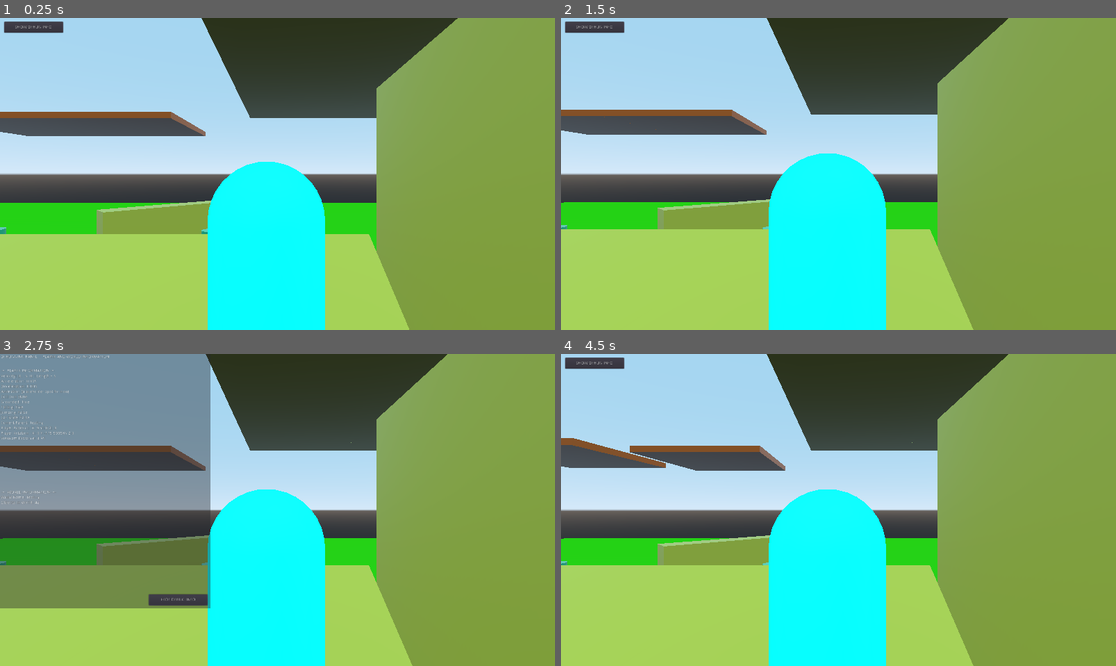
Above: before the commit, frames 1-4 (two rows, left to right).
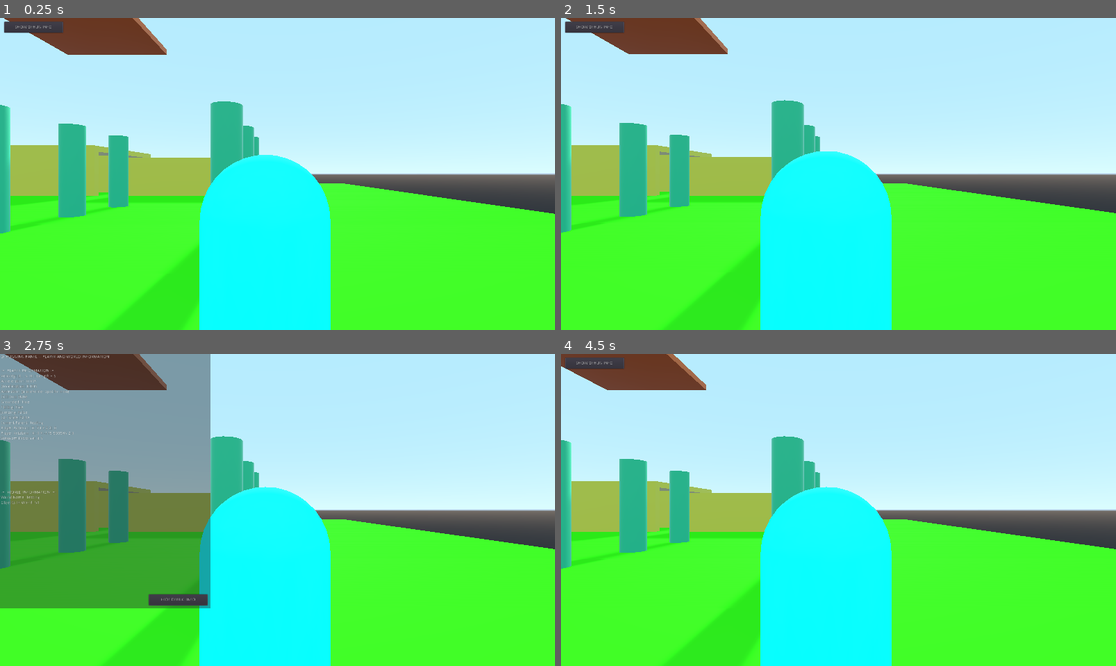
Above: after the commit, the same moments.

Repository: binaryorange/ECC
Game: Godot game, scene res://Testing.tscn
Same seed, same stepped clock (60 frames per second), same inputs: the game is played once before the commit and once after it.
Inputs:
- Up to frame 1 (0.25 s): no input
- Up to frame 2 (1.5 s): click "SHOW DEBUG INFO" at 0.5 s; click "HIDE DEBUG INFO" at 1.25 s
- Up to frame 3 (2.75 s): click "SHOW DEBUG INFO" at 2 s
- Up to frame 4 (4.5 s): click "HIDE DEBUG INFO" at 2.75 s; click "SHOW DEBUG INFO" at 3.5 s; click "HIDE DEBUG INFO" at 4.25 s

The runs differ from the first frame. In frame 1, 74% of the frame differs, in the area x 0-100%, y 0-100%; in frame 2, 74%; in frame 3, 73%; in frame 4, 73%.
Error in both runs: Invalid get index 'name' (on base: 'Nil'). (res://Debug.gd:35)

Commit message:
Readded: Clipping when not rotating camera

Diff:
--- a/ECC_TPController/ECC_TPController.gd
+++ b/ECC_TPController/ECC_TPController.gd
@@ -34,7 +34,7 @@
 export (float) var ClipOffsetMultiplier = 1.075
 
 # export our view cam distance modifier
-export (float) var ViewCamDistanceMultiplier = 1.05
+export (float) var ViewCamDistanceModifier = 1.05
 
 # allow the user to choose if there's a follow delay or not
 export (bool) var EnableFollowDelay = false
@@ -137,7 +137,7 @@
 
 	# set the default zoom level of the cameras
 	clip_cam.transform.origin.z = zooms[0]
-	view_cam.transform.origin.z -= ViewCamDistanceMultiplier
+	view_cam.transform.origin.z -= ViewCamDistanceModifier
 
 	# set the viewcam z
 	view_cam_z = view_cam.transform.origin.z
@@ -265,8 +265,11 @@
 	# shorthand to determine if the probe array is empty
 	var empty = probe.empty()
 
+	# shorthand for player's stick input length
+	var player_input = player.stickInput.length()
+
 	# check if the CollisionProbe is hitting anything
-	if !empty or confined_space and clipping:
+	if !empty and clipping or confined_space and clipping:
 		can_clip = true
 	else:
 		can_clip = false
@@ -274,24 +277,28 @@
 	if can_clip:
 
 		# set the new distance
-		new_distance = zooms[zoom] - ViewCamDistanceMultiplier - clip_offset * ClipOffsetMultiplier
+		new_distance = zooms[zoom] - ViewCamDistanceModifier - clip_offset * ClipOffsetMultiplier
 
 		# check the new distance. If it is less than the current distance, immediately clip to the new distance
 		if new_distance < view_cam_z:
 			view_cam_z = new_distance
 	else:
 		# set the new distance
-		new_distance = zooms[zoom] - ViewCamDistanceMultiplier - clip_offset * ClipOffsetMultiplier
+		new_distance = zooms[zoom] - ViewCamDistanceModifier - clip_offset * ClipOffsetMultiplier
 
 		# lerp the camera backwards with the clip offset in mind because there *IS* a collision, it's just
 		# not registering yet but we know it will
 		if clipping and new_distance >= view_cam_z:
 
 			# set distance with clip offset in mind
-			distance = zooms[zoom] - ViewCamDistanceMultiplier - clip_offset * ClipOffsetMultiplier
+			distance = zooms[zoom] - ViewCamDistanceModifier - clip_offset * ClipOffsetMultiplier
+		elif clipping and stickInput.length() == 0 and player_input == 0:
+			# we are not rotating the camera or moving the player, and we're still clipping to something,
+			# so show the player by snapping the camera forward again
+			view_cam_z = zooms[zoom] - ViewCamDistanceModifier - clip_offset * ClipOffsetMultiplier
 		else:
 			# no collision at all, so set the camera to the correct distance
-			distance = zooms[zoom] - ViewCamDistanceMultiplier
+			distance = zooms[zoom] - ViewCamDistanceModifier
 
 	# ensure the camera doesn't go past its distance minimum
 	if view_cam_z <= MinViewCamDistance:
@@ -309,8 +316,8 @@
 	# check if we are colliding against geometry above the player
 	if $ConfinedSpaceCheck.is_colliding():
 		# calculate the distance and make sure it isn't below the min distance
-		var collider = $ConfinedSpaceCheck.get_collision_point()
-		var distance = $ConfinedSpaceCheck.global_transform.origin - collider
+		var collision_point = $ConfinedSpaceCheck.get_collision_point()
+		var distance = $ConfinedSpaceCheck.global_transform.origin - collision_point
 		if distance.length() >= MinConfinedSpaceDistance and distance.length() <= MaxConfinedSpaceDistance:
 			confined_space = true
 		else:
--- a/ECC_TPController/ECC_ThirdPersonController.tscn
+++ b/ECC_TPController/ECC_ThirdPersonController.tscn
@@ -16,17 +16,6 @@
 albedo_color = Color( 0, 0.486275, 1, 0.392157 )
 emission_enabled = true
 emission = Color( 0, 0.0862745, 1, 1 )
-emission_energy = 1.0
-emission_operator = 0
-emission_on_uv2 = false
-
-[sub_resource type="SphereMesh" id=5]
-
-[sub_resource type="SpatialMaterial" id=6]
-flags_transparent = true
-albedo_color = Color( 1, 0, 0, 0.301961 )
-emission_enabled = true
-emission = Color( 1, 0, 0, 1 )
 emission_energy = 1.0
 emission_operator = 0
 emission_on_uv2 = false
@@ -106,10 +95,6 @@
 margin = 0.1
 process_mode = 1
 
-[node name="DebugHelper" type="MeshInstance" parent="X Gimbal/ClipCameraTarget/ClippedCamera"]
-mesh = SubResource( 5 )
-material/0 = SubResource( 6 )
-
 [node name="ZoomMarkers" type="Spatial" parent="X Gimbal/ClipCameraTarget"]
 
 [node name="Zoom1" type="Position3D" parent="X Gimbal/ClipCameraTarget/ZoomMarkers" groups=[
--- a/Testing.tscn
+++ b/Testing.tscn
@@ -43,7 +43,7 @@
 [node name="TestPlayer" parent="." groups=[
 "noclip",
 ] instance=ExtResource( 1 )]
-transform = Transform( -1, 0, -3.25841e-07, 0, 1, 0, 3.25841e-07, 0, -1, -8.99999, 10, -3 )
+transform = Transform( -1, 0, -3.25841e-07, 0, 1, 0, 3.25841e-07, 0, -1, -74, 2.1498, -1.33514e-05 )
 input_capture_on_drag = true
 Downforce = -5.0
 DecelerationForce = 0.005
@@ -51,21 +51,20 @@
 EnableSlide = false
 FollowCamera = NodePath("../ECC_ThirdPerson")
 
-[node name="Camera" type="Camera" parent="TestPlayer"]
-transform = Transform( -4.37114e-08, 0.258819, -0.965926, 0, 0.965926, 0.258819, 1, 1.13133e-08, -4.2222e-08, -19.3664, 5.81294, 5.34058e-05 )
-current = true
-
 [node name="ECC_ThirdPerson" parent="." instance=ExtResource( 5 )]
-transform = Transform( -1, 0, 3.25841e-07, 0, 1, 0, -3.25841e-07, 0, -1, -9.18591, 11.6391, -2.75 )
+transform = Transform( -1, 0, 3.25841e-07, 0, 1, 0, -3.25841e-07, 0, -1, -74.1859, 3.7889, 0.250013 )
 ClipCameraException = NodePath("../TestPlayer")
 ClipOffsetMultiplier = 1.0
+ViewCamDistanceModifier = 1.5
 EnableFollowDelay = true
 ZoomDelay = 0.25
 MinConfinedSpaceDistance = 0.5
 
+[node name="DebugHelper" parent="ECC_ThirdPerson/X Gimbal/ViewCamera/CanClipDetector/CollisionShape" index="0"]
+visible = false
+
 [node name="ConfinedSpaceCheck" parent="ECC_ThirdPerson" index="3"]
 transform = Transform( 1, 0, 0, 0, 1, 0, 0, 0, 1, -0.185797, 0.360407, 0.250057 )
-cast_to = Vector3( 0, 15, 0 )
 
 [node name="Floor" type="MeshInstance" parent="."]
 transform = Transform( 100, 0, 0, 0, 0.5, 0, 0, 0, 100, 0, -0.5, 0 )
@@ -81,8 +80,6 @@
 
 [node name="DirectionalLight" type="DirectionalLight" parent="."]
 transform = Transform( 1, 0, 0, 0, 0.866025, 0.5, 0, -0.5, 0.866025, 0, 7, 0 )
-light_energy = 0.01
-light_indirect_energy = 0.1
 shadow_enabled = true
 
 [node name="Ceiling" type="MeshInstance" parent="."]
@@ -254,20 +251,7 @@
 [node name="CollisionShape" type="CollisionShape" parent="Ceiling6/Ceiling"]
 shape = SubResource( 6 )
 
-[node name="Ceiling11" type="MeshInstance" parent="."]
-transform = Transform( -9.23079e-08, -0.711143, -7.03047, 10, -4.37114e-08, 3.10851e-07, -5.28371e-07, -0.703047, 7.11143, -3.20287, -1.24195, 19.1707 )
-mesh = SubResource( 5 )
-material/0 = null
-__meta__ = {
-"_editor_description_": ""
-}
-
-[node name="Ceiling" type="StaticBody" parent="Ceiling11"]
-
-[node name="CollisionShape" type="CollisionShape" parent="Ceiling11/Ceiling"]
-shape = SubResource( 6 )
-
-[node name="Ceiling5" type="MeshInstance" parent="."]
+[node name="ThinWall" type="MeshInstance" parent="."]
 transform = Transform( -4.37114e-07, -0.5, 0, 10, -2.18557e-08, 0, 0, 0, 10, -12.5, 10, -10 )
 mesh = SubResource( 5 )
 material/0 = null
@@ -275,22 +259,10 @@
 "_editor_description_": ""
 }
 
-[node name="Ceiling" type="StaticBody" parent="Ceiling5"]
-
-[node name="CollisionShape" type="CollisionShape" parent="Ceiling5/Ceiling"]
-shape = SubResource( 6 )
-
-[node name="Cylinder" type="MeshInstance" parent="."]
-transform = Transform( 2, 0, 0, 0, 4, 0, 0, 0, 2, 0, 4, 16 )
-visible = false
-mesh = SubResource( 7 )
-material/0 = null
-
-[node name="Cylinder" type="StaticBody" parent="Cylinder"]
-
-[node name="CollisionShape" type="CollisionShape" parent="Cylinder/Cylinder"]
-shape = SubResource( 8 )
-disabled = true
+[node name="Ceiling" type="StaticBody" parent="ThinWall"]
+
+[node name="CollisionShape" type="CollisionShape" parent="ThinWall/Ceiling"]
+shape = SubResource( 6 )
 
 [node name="Cylinder2" type="MeshInstance" parent="."]
 transform = Transform( 0.5, 0, 0, 0, 4, 0, 0, 0, 0.5, -5, 4, 9 )
@@ -313,13 +285,63 @@
 shape = SubResource( 9 )
 
 [node name="Cylinder3" type="MeshInstance" parent="."]
-transform = Transform( 1, 0, 0, 0, 4, 0, 0, 0, 1, 9, 4, 9 )
+transform = Transform( 1, 0, 0, 0, 4, 0, 0, 0, 1, -71, 4, 27.7207 )
 mesh = SubResource( 7 )
 material/0 = null
 
 [node name="Cylinder" type="StaticBody" parent="Cylinder3"]
 
 [node name="CollisionShape" type="CollisionShape" parent="Cylinder3/Cylinder"]
+shape = SubResource( 8 )
+
+[node name="Cylinder5" type="MeshInstance" parent="."]
+transform = Transform( 1, 0, 0, 0, 4, 0, 0, 0, 1, -71, 4, 20.7207 )
+mesh = SubResource( 7 )
+material/0 = null
+
+[node name="Cylinder" type="StaticBody" parent="Cylinder5"]
+
+[node name="CollisionShape" type="CollisionShape" parent="Cylinder5/Cylinder"]
+shape = SubResource( 8 )
+
+[node name="Cylinder6" type="MeshInstance" parent="."]
+transform = Transform( 1, 0, 0, 0, 4, 0, 0, 0, 1, -71, 4, 12.7207 )
+mesh = SubResource( 7 )
+material/0 = null
+
+[node name="Cylinder" type="StaticBody" parent="Cylinder6"]
+
+[node name="CollisionShape" type="CollisionShape" parent="Cylinder6/Cylinder"]
+shape = SubResource( 8 )
+
+[node name="Cylinder7" type="MeshInstance" parent="."]
+transform = Transform( 1, 0, 0, 0, 4, 0, 0, 0, 1, -56, 4, 12.7207 )
+mesh = SubResource( 7 )
+material/0 = null
+
+[node name="Cylinder" type="StaticBody" parent="Cylinder7"]
+
+[node name="CollisionShape" type="CollisionShape" parent="Cylinder7/Cylinder"]
+shape = SubResource( 8 )
+
+[node name="Cylinder8" type="MeshInstance" parent="."]
+transform = Transform( 1, 0, 0, 0, 4, 0, 0, 0, 1, -56, 4, 19.7207 )
+mesh = SubResource( 7 )
+material/0 = null
+
+[node name="Cylinder" type="StaticBody" parent="Cylinder8"]
+
+[node name="CollisionShape" type="CollisionShape" parent="Cylinder8/Cylinder"]
+shape = SubResource( 8 )
+
+[node name="Cylinder9" type="MeshInstance" parent="."]
+transform = Transform( 1, 0, 0, 0, 4, 0, 0, 0, 1, -56, 4, 26.7207 )
+mesh = SubResource( 7 )
+material/0 = null
+
+[node name="Cylinder" type="StaticBody" parent="Cylinder9"]
+
+[node name="CollisionShape" type="CollisionShape" parent="Cylinder9/Cylinder"]
 shape = SubResource( 8 )
 
 [node name="OmniLight" type="OmniLight" parent="."]
@@ -336,7 +358,6 @@
 
 [node name="RotatingPlatform" parent="." instance=ExtResource( 7 )]
 transform = Transform( 1, 0, 0, 0, 1, 0, 0, 0, 1, -21, 3, -66 )
-RotatePlatform = false
 
 [node name="RotatingPlatform4" parent="." instance=ExtResource( 7 )]
 transform = Transform( 1, 0, 0, 0, 1, 0, 0, 0, 1, -41, 3, -66 )
@@ -402,6 +423,267 @@
 [node name="Pole3" parent="." instance=ExtResource( 11 )]
 transform = Transform( 1, 0, 0, 0, -4.37114e-08, 1, 0, -1, -4.37114e-08, -29, 7.51218, -30 )
 
+[node name="Spatial" type="Spatial" parent="."]
+transform = Transform( 0.707107, 0, -0.707107, 0, 1, 0, 0.707107, 0, 0.707107, 11, 0, 48 )
+
+[node name="Ceiling11" type="MeshInstance" parent="Spatial"]
+transform = Transform( -9.23079e-08, -0.711143, -7.03047, 10, -4.37114e-08, 3.10851e-07, -5.28371e-07, -0.703047, 7.11143, -3.20287, -1.24195, 19.1707 )
+mesh = SubResource( 5 )
+material/0 = null
+__meta__ = {
+"_editor_description_": ""
+}
+
+[node name="Ceiling" type="StaticBody" parent="Spatial/Ceiling11"]
+
+[node name="CollisionShape" type="CollisionShape" parent="Spatial/Ceiling11/Ceiling"]
+shape = SubResource( 6 )
+
+[node name="Cylinder" type="MeshInstance" parent="Spatial"]
+transform = Transform( 1.42229, 0, -1.40609, 0, 4, 0, 1.40609, 0, 1.42229, 2.74594, 4, 11.1186 )
+mesh = SubResource( 7 )
+material/0 = null
+
+[node name="Cylinder" type="StaticBody" parent="Spatial/Cylinder"]
+
+[node name="CollisionShape" type="CollisionShape" parent="Spatial/Cylinder/Cylinder"]
+shape = SubResource( 8 )
+
+[node name="Cylinder5" type="MeshInstance" parent="Spatial"]
+transform = Transform( 1.42229, 0, -1.40609, 0, 4, 0, 1.40609, 0, 1.42229, -4.28454, 4, 18.23 )
+mesh = SubResource( 7 )
+material/0 = null
+
+[node name="Cylinder" type="StaticBody" parent="Spatial/Cylinder5"]
+
+[node name="CollisionShape" type="CollisionShape" parent="Spatial/Cylinder5/Cylinder"]
+shape = SubResource( 8 )
+
+[node name="Cylinder6" type="MeshInstance" parent="Spatial"]
+transform = Transform( 1.42229, 0, -1.40609, 0, 4, 0, 1.40609, 0, 1.42229, -11.315, 4, 25.3415 )
+mesh = SubResource( 7 )
+material/0 = null
+
+[node name="Cylinder" type="StaticBody" parent="Spatial/Cylinder6"]
+
+[node name="CollisionShape" type="CollisionShape" parent="Spatial/Cylinder6/Cylinder"]
+shape = SubResource( 8 )
+
+[node name="Spatial2" type="Spatial" parent="."]
+transform = Transform( -0.707107, 0, 0.707107, 0, 1, 0, -0.707107, 0, -0.707107, -21, 0, 57 )
+
+[node name="Ceiling11" type="MeshInstance" parent="Spatial2"]
+transform = Transform( -9.23079e-08, -0.711143, -7.03047, 10, -4.37114e-08, 3.10851e-07, -5.28371e-07, -0.703047, 7.11143, -3.20287, -1.24195, 19.1707 )
+mesh = SubResource( 5 )
+material/0 = null
+__meta__ = {
+"_editor_description_": ""
+}
+
+[node name="Ceiling" type="StaticBody" parent="Spatial2/Ceiling11"]
+
+[node name="CollisionShape" type="CollisionShape" parent="Spatial2/Ceiling11/Ceiling"]
+shape = SubResource( 6 )
+
+[node name="Cylinder" type="MeshInstance" parent="Spatial2"]
+transform = Transform( 1.42229, 0, -1.40609, 0, 4, 0, 1.40609, 0, 1.42229, 2.74594, 4, 11.1186 )
+mesh = SubResource( 7 )
+material/0 = null
+
+[node name="Cylinder" type="StaticBody" parent="Spatial2/Cylinder"]
+
+[node name="CollisionShape" type="CollisionShape" parent="Spatial2/Cylinder/Cylinder"]
+shape = SubResource( 8 )
+
+[node name="Cylinder5" type="MeshInstance" parent="Spatial2"]
+transform = Transform( 1.42229, 0, -1.40609, 0, 4, 0, 1.40609, 0, 1.42229, -4.28454, 4, 18.23 )
+mesh = SubResource( 7 )
+material/0 = null
+
+[node name="Cylinder" type="StaticBody" parent="Spatial2/Cylinder5"]
+
+[node name="CollisionShape" type="CollisionShape" parent="Spatial2/Cylinder5/Cylinder"]
+shape = SubResource( 8 )
+
+[node name="Cylinder6" type="MeshInstance" parent="Spatial2"]
+transform = Transform( 1.42229, 0, -1.40609, 0, 4, 0, 1.40609, 0, 1.42229, -11.315, 4, 25.3415 )
+mesh = SubResource( 7 )
+material/0 = null
+
+[node name="Cylinder" type="StaticBody" parent="Spatial2/Cylinder6"]
+
+[node name="CollisionShape" type="CollisionShape" parent="Spatial2/Cylinder6/Cylinder"]
+shape = SubResource( 8 )
+
+[node name="Spatial3" type="Spatial" parent="."]
+transform = Transform( -0.965926, 0, -0.258819, 0, 1, 0, 0.258819, 0, -0.965926, 15, 0, 51 )
+
+[node name="Ceiling11" type="MeshInstance" parent="Spatial3"]
+transform = Transform( -9.23079e-08, -0.711143, -7.03047, 10, -4.37114e-08, 3.10851e-07, -5.28371e-07, -0.703047, 7.11143, -3.20287, -1.24195, 19.1707 )
+mesh = SubResource( 5 )
+material/0 = null
+__meta__ = {
+"_editor_description_": ""
+}
+
+[node name="Ceiling" type="StaticBody" parent="Spatial3/Ceiling11"]
+
+[node name="CollisionShape" type="CollisionShape" parent="Spatial3/Ceiling11/Ceiling"]
+shape = SubResource( 6 )
+
+[node name="Cylinder" type="MeshInstance" parent="Spatial3"]
+transform = Transform( 1.42229, 0, -1.40609, 0, 4, 0, 1.40609, 0, 1.42229, 2.74594, 4, 11.1186 )
+mesh = SubResource( 7 )
+material/0 = null
+
+[node name="Cylinder" type="StaticBody" parent="Spatial3/Cylinder"]
+
+[node name="CollisionShape" type="CollisionShape" parent="Spatial3/Cylinder/Cylinder"]
+shape = SubResource( 8 )
+
+[node name="Cylinder2" type="MeshInstance" parent="Spatial3"]
+transform = Transform( 1.42229, 0, -1.40609, 0, 4, 0, 1.40609, 0, 1.42229, 47.3308, 4, 57.2292 )
+mesh = SubResource( 7 )
+material/0 = null
+
+[node name="Cylinder" type="StaticBody" parent="Spatial3/Cylinder2"]
+
+[node name="CollisionShape" type="CollisionShape" parent="Spatial3/Cylinder2/Cylinder"]
+shape = SubResource( 8 )
+
+[node name="Cylinder5" type="MeshInstance" parent="Spatial3"]
+transform = Transform( 1.42229, 0, -1.40609, 0, 4, 0, 1.40609, 0, 1.42229, -4.28454, 4, 18.23 )
+mesh = SubResource( 7 )
+material/0 = null
+
+[node name="Cylinder" type="StaticBody" parent="Spatial3/Cylinder5"]
+
+[node name="CollisionShape" type="CollisionShape" parent="Spatial3/Cylinder5/Cylinder"]
+shape = SubResource( 8 )
+
+[node name="Cylinder6" type="MeshInstance" parent="Spatial3"]
+transform = Transform( 1.42229, 0, -1.40609, 0, 4, 0, 1.40609, 0, 1.42229, -11.315, 4, 25.3415 )
+mesh = SubResource( 7 )
+material/0 = null
+
+[node name="Cylinder" type="StaticBody" parent="Spatial3/Cylinder6"]
+
+[node name="CollisionShape" type="CollisionShape" parent="Spatial3/Cylinder6/Cylinder"]
+shape = SubResource( 8 )
+
+[node name="Low" type="Spatial" parent="."]
+
+[node name="ThinWall2" type="MeshInstance" parent="Low"]
+transform = Transform( 1.91069e-14, 2.18557e-08, 10, 10, -2.18557e-08, 0, 4.37114e-07, 0.5, -4.37114e-07, -33.4613, -2, 41.587 )
+mesh = SubResource( 5 )
+material/0 = null
+__meta__ = {
+"_editor_description_": ""
+}
+
+[node name="Ceiling" type="StaticBody" parent="Low/ThinWall2"]
+
+[node name="CollisionShape" type="CollisionShape" parent="Low/ThinWall2/Ceiling"]
+shape = SubResource( 6 )
+
+[node name="ThinWall3" type="MeshInstance" parent="Low"]
+transform = Transform( 1.91069e-14, 2.18557e-08, 10, 10, -2.18557e-08, 0, 4.37114e-07, 0.5, -4.37114e-07, -33.4613, -2, 50.9741 )
+mesh = SubResource( 5 )
+material/0 = null
+__meta__ = {
+"_editor_description_": ""
+}
+
+[node name="Ceiling" type="StaticBody" parent="Low/ThinWall3"]
+
+[node name="CollisionShape" type="CollisionShape" parent="Low/ThinWall3/Ceiling"]
+shape = SubResource( 6 )
+
+[node name="ThinWall5" type="MeshInstance" parent="Low"]
+transform = Transform( 1.91069e-14, 2.18557e-08, 10, 10, -2.18557e-08, 0, 4.37114e-07, 0.5, -4.37114e-07, -33.4613, -2, 60.413 )
+mesh = SubResource( 5 )
+material/0 = null
+__meta__ = {
+"_editor_description_": ""
+}
+
+[node name="Ceiling" type="StaticBody" parent="Low/ThinWall5"]
+
+[node name="CollisionShape" type="CollisionShape" parent="Low/ThinWall5/Ceiling"]
+transform = Transform( 1, 2.22045e-16, 0, 0, 1, 0, 0, 0, 1, 0, 0, 0 )
+shape = SubResource( 6 )
+
+[node name="ThinWall4" type="MeshInstance" parent="Low"]
+transform = Transform( -4.37114e-07, 3.10588e-22, 10, 1.42109e-13, 0.5, 0, -10, 7.10543e-15, -4.37114e-07, -33.4613, 8, 51.0387 )
+mesh = SubResource( 5 )
+material/0 = null
+__meta__ = {
+"_editor_description_": ""
+}
+
+[node name="Ceiling" type="StaticBody" parent="Low/ThinWall4"]
+
+[node name="CollisionShape" type="CollisionShape" parent="Low/ThinWall4/Ceiling"]
+transform = Transform( 1, 0, 0, 0, 1, 0, 0, 0, 1, 0, 0, 0 )
+shape = SubResource( 6 )
+
+[node name="Low2" type="Spatial" parent="."]
+transform = Transform( 1, 0, 0, 0, 1, 0, 0, 0, 1, -24, -2, 0 )
+
+[node name="ThinWall2" type="MeshInstance" parent="Low2"]
+transform = Transform( 1.91069e-14, 2.18557e-08, 10, 10, -2.18557e-08, 0, 4.37114e-07, 0.5, -4.37114e-07, -33.4613, -2, 41.587 )
+mesh = SubResource( 5 )
+material/0 = null
+__meta__ = {
+"_editor_description_": ""
+}
+
+[node name="Ceiling" type="StaticBody" parent="Low2/ThinWall2"]
+
+[node name="CollisionShape" type="CollisionShape" parent="Low2/ThinWall2/Ceiling"]
+shape = SubResource( 6 )
+
+[node name="ThinWall3" type="MeshInstance" parent="Low2"]
+transform = Transform( 1.91069e-14, 2.18557e-08, 10, 10, -2.18557e-08, 0, 4.37114e-07, 0.5, -4.37114e-07, -33.4613, -2, 50.9741 )
+mesh = SubResource( 5 )
+material/0 = null
+__meta__ = {
+"_editor_description_": ""
+}
+
+[node name="Ceiling" type="StaticBody" parent="Low2/ThinWall3"]
+
+[node name="CollisionShape" type="CollisionShape" parent="Low2/ThinWall3/Ceiling"]
+shape = SubResource( 6 )
+
+[node name="ThinWall5" type="MeshInstance" parent="Low2"]
+transform = Transform( 1.91069e-14, 2.18557e-08, 10, 10, -2.18557e-08, 0, 4.37114e-07, 0.5, -4.37114e-07, -33.4613, -2, 60.413 )
+mesh = SubResource( 5 )
+material/0 = null
+__meta__ = {
+"_editor_description_": ""
+}
+
+[node name="Ceiling" type="StaticBody" parent="Low2/ThinWall5"]
+
+[node name="CollisionShape" type="CollisionShape" parent="Low2/ThinWall5/Ceiling"]
+transform = Transform( 1, 2.22045e-16, 0, 0, 1, 0, 0, 0, 1, 0, 0, 0 )
+shape = SubResource( 6 )
+
+[node name="ThinWall4" type="MeshInstance" parent="Low2"]
+transform = Transform( -4.37114e-07, 3.10588e-22, 10, 1.42109e-13, 0.5, 0, -10, 7.10543e-15, -4.37114e-07, -33.4613, 8, 51.0387 )
+mesh = SubResource( 5 )
+material/0 = null
+__meta__ = {
+"_editor_description_": ""
+}
+
+[node name="Ceiling" type="StaticBody" parent="Low2/ThinWall4"]
+
+[node name="CollisionShape" type="CollisionShape" parent="Low2/ThinWall4/Ceiling"]
+transform = Transform( 1, 0, 0, 0, 1, 0, 0, 0, 1, 0, 0, 0 )
+shape = SubResource( 6 )
+
 [editable path="ECC_ThirdPerson"]
 
 [editable path="MovingPlatform"]
--- a/default_env.tres
+++ b/default_env.tres
@@ -5,6 +5,7 @@
 [resource]
 background_mode = 2
 background_sky = SubResource( 1 )
+background_sky_custom_fov = 180.0
 ambient_light_color = Color( 1, 1, 1, 1 )
 fog_depth_curve = 0.812253
 fog_transmit_enabled = true
--- /dev/null
+++ b/default_env_new.tres
@@ -0,0 +1,13 @@
+[gd_resource type="Environment" load_steps=2 format=2]
+
+[sub_resource type="ProceduralSky" id=1]
+radiance_size = 4
+sky_horizon_color = Color( 0.780392, 0.901961, 1, 1 )
+
+[resource]
+background_mode = 2
+background_sky = SubResource( 1 )
+background_energy = 1.25
+ambient_light_color = Color( 1, 1, 1, 1 )
+ambient_light_sky_contribution = 0.89
+adjustment_brightness = 1.39
--- a/project.godot
+++ b/project.godot
@@ -28,6 +28,7 @@
 
 window/size/width=1920
 window/size/height=1080
+window/size/resizable=false
 
 [input]
 
@@ -120,5 +121,4 @@
 
 quality/shadows/filter_mode=2
 quality/filters/use_nearest_mipmap_filter=true
-environment/default_clear_color=Color( 0, 0, 0, 1 )
-environment/default_environment="res://default_env.tres"
+environment/default_environment="res://default_env_new.tres"
Not shown: 1 places in ECC_TPController/ECC_ThirdPersonController.tscn that only renumber resources
Not shown, added: default_env2.tres.txt
